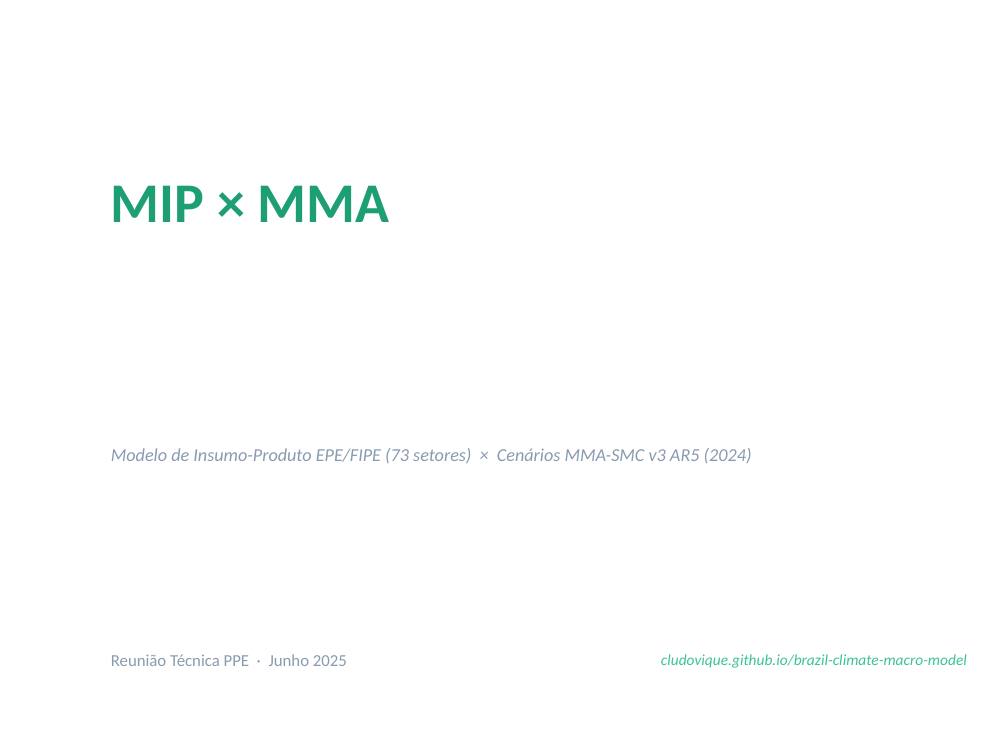
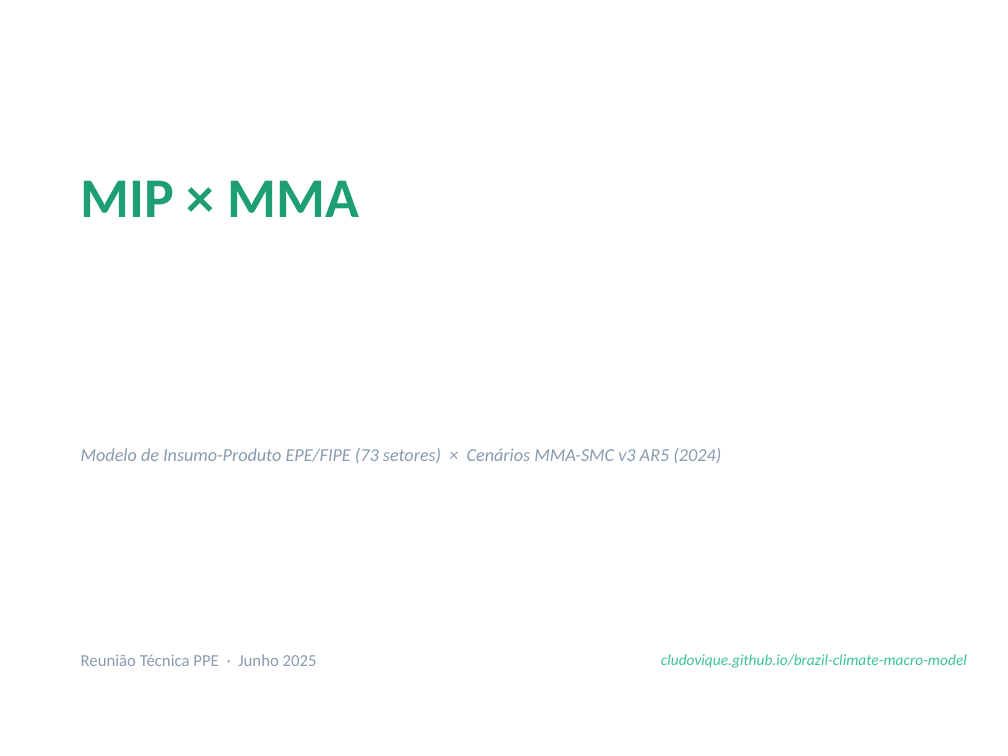
Before and after one commit to cludovique/brazil-climate-macro-model, a slide deck: slide 1 of docs/MIP_MMA_PPE_apresentacao.pptx. Drawn at 1008x756 pixels with LibreOffice and Linux fonts; fonts in the diff are those of the drawing. Boxes give left, top, right and bottom in pixels: in the first picture for what was removed or moved away, otherwise in the second. Text is boxed around its words. In the diff, an @@ line names an element or a change of style, - is before the commit and + after.

```diff
--- a/docs/MIP_MMA_PPE_apresentacao.pptx
+++ b/docs/MIP_MMA_PPE_apresentacao.pptx
@@ text "MIP × MMA": place and size @@
-text "MIP × MMA" at bbox=[111, 185, 390, 222]
+text "MIP × MMA" at bbox=[81, 180, 359, 217]
@@ text "Modelo de Insumo-Produto EPE/FIPE (73 ...": place and size @@
-text "Modelo de Insumo-Produto EPE/FIPE (73 ..." at bbox=[111, 448, 752, 463]
+text "Modelo de Insumo-Produto EPE/FIPE (73 ..." at bbox=[81, 448, 721, 463]
@@ text "Reunião Técnica PPE · Junho ...": place and size @@
-text "Reunião Técnica PPE · Junho ..." at bbox=[111, 654, 347, 666]
+text "Reunião Técnica PPE · Junho ..." at bbox=[81, 654, 317, 666]
```
Also in this commit, not shown: 10 other slides changed, 1 other file.
